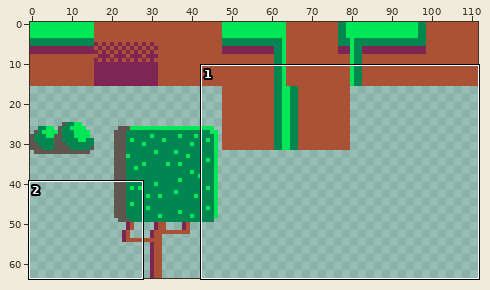
One commit to this sprite sheet: 365indiesJam/Assets/ground.png. The picture above shows the old version from afar; the outline marks the close-up.
Close-up. Before:
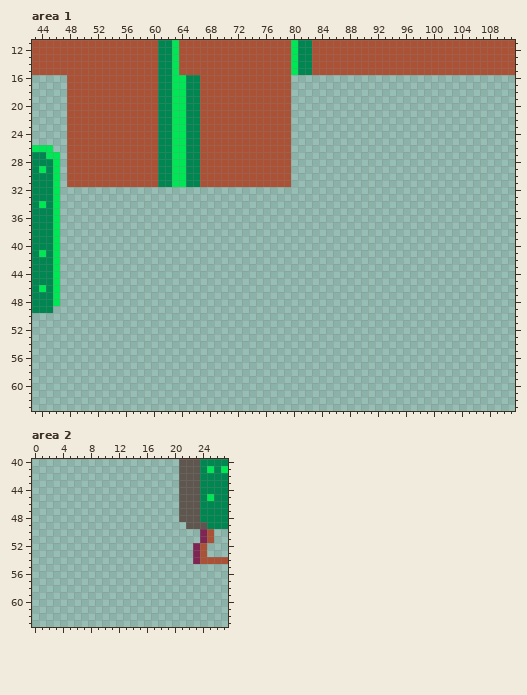
The file is 112x64 pixels. Shown: area 1: x 43..111, y 11..63; area 2: x 0..27, y 40..63.
Once edited:
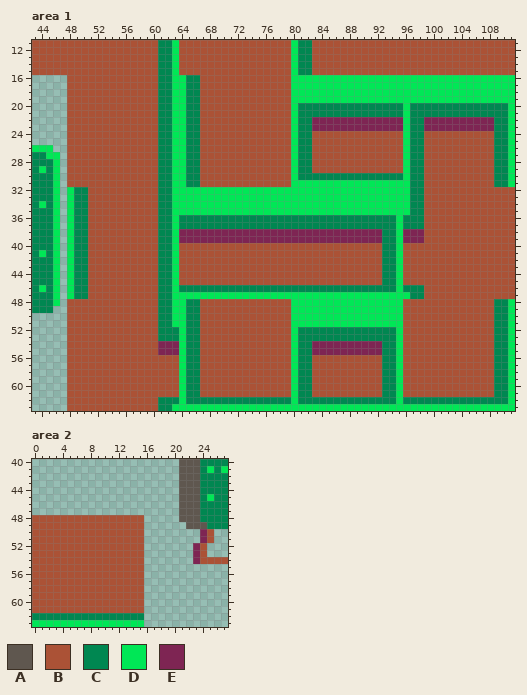
Palette (. is transparent): A #5f574f  B #ab5236  C #008751  D #00e756  E #7e2553
From old to new:
Area 1:
Colour B now appears in rows 24 to 29 at x 83 to 95 and 99 to 108; in rows 30 to 31 at x 99 to 108; in rows 32 to 39 at x 51 to 60 and 99 to 111; in rows 40 to 45 at x 51 to 60, 64 to 92 and 96 to 111; in rows 46 to 47 at x 51 to 60 and 99 to 111; in rows 48 to 55 at x 48 to 60, 67 to 79 and 96 to 108.
Colour B now appears in rows 56 to 61 at x 48 to 63, 67 to 79, 83 to 92 and 96 to 108; in rows 62 to 63 at x 48 to 60.
Colour C now appears in rows 20 to 21 at x 81 to 95 and 97 to 110; in rows 22 to 29 at x 81 to 82, 97 to 98 and 109 to 110; in row 30 at x 81 to 95, 97 to 98 and 109 to 110; in row 31 at x 97 to 98 and 109 to 110; in rows 32 to 35 at x 49 to 50, 61 to 62 and 97 to 98; in rows 36 to 37 at x 49 to 50, 61 to 62, 64 to 94 and 96 to 98.
Colour C now appears in rows 38 to 45 at x 49 to 50, 61 to 62 and 93 to 94; in row 46 at x 49 to 50, 61 to 62, 64 to 94 and 96 to 98; in row 47 at x 49 to 50, 61 to 62 and 97 to 98; in rows 48 to 51 at x 61 to 62, 65 to 66 and 109 to 110; in rows 52 to 53 at x 61 to 63, 65 to 66, 81 to 94 and 109 to 110; in rows 54 to 61 at x 65 to 66, 81 to 82, 93 to 94 and 109 to 110.
Colour C now appears in row 62 at x 61 to 63, 65 to 79, 81 to 94 and 96 to 110; in row 63 at x 61 to 62.
Colour D now appears in rows 16 to 19 at x 80 to 111; in rows 20 to 30 at x 80, 96 and 111; in row 31 at x 80 to 96 and 111; in rows 32 to 35 at x 48 and 63 to 96; in rows 36 to 46 at x 48, 63 and 95; in row 47 at x 48 and 63 to 96.
Colour D now appears in rows 48 to 51 at x 63 to 64, 80 to 95 and 111; in rows 52 to 62 at x 64, 80, 95 and 111; in row 63 at x 63 to 111.
Colour E now appears in rows 22 to 23 at x 83 to 95 and 99 to 108; in rows 38 to 39 at x 64 to 92 and 96 to 98; in rows 54 to 55 at x 61 to 63 and 83 to 92.
Area 2:
Colour B now appears in rows 48 to 61 at x 0 to 15.
Colour C now appears in row 62 at x 0 to 15.
Colour D now appears in row 63 at x 0 to 15.
